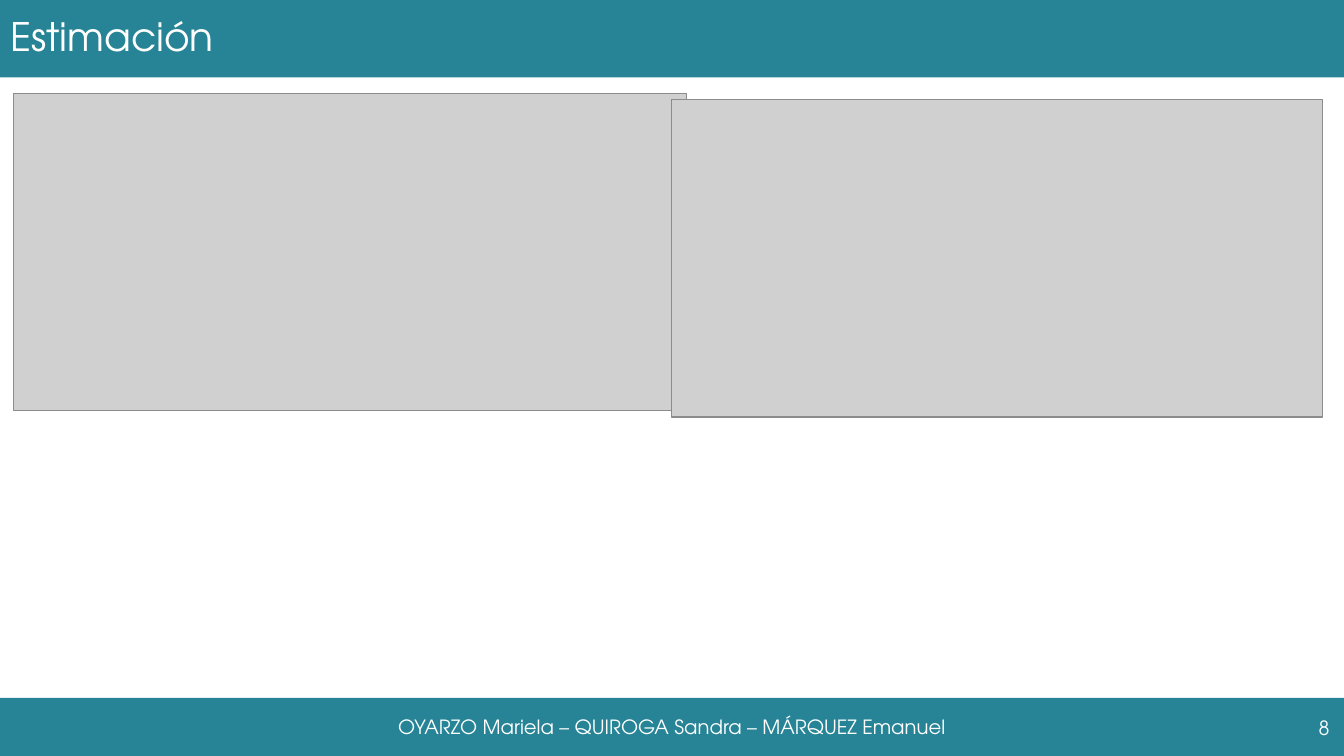
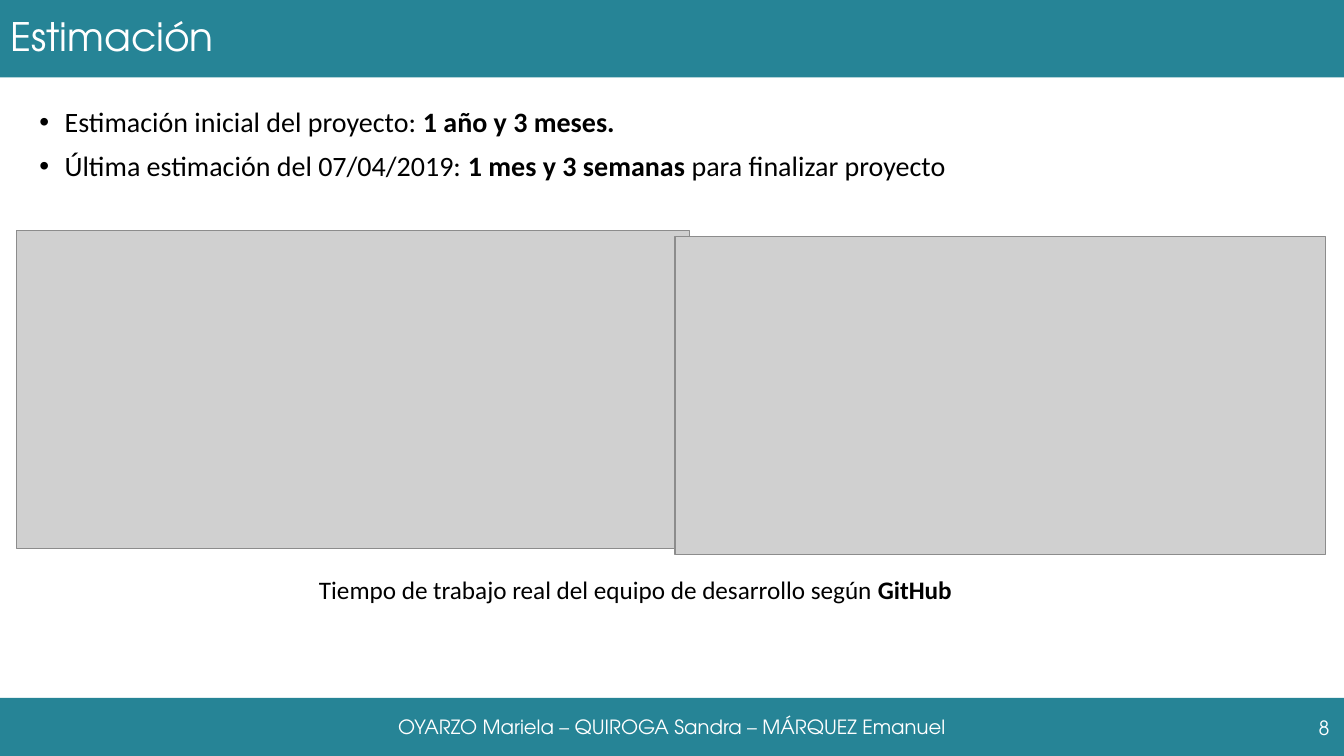
Before and after one commit to grupoyenu/yenu, a slide deck: slide 8 of 08. Presentaciones/Presentación 11.pptx. Drawn at 1344x756 pixels with LibreOffice and Linux fonts; fonts in the diff are those of the drawing; grey boxes stand for pictures; background and template pictures are left out. Boxes give left, top, right and bottom in pixels: in the first picture for what was removed or moved away, otherwise in the second. Text is boxed around its words. In the diff, an @@ line names an element or a change of style, - is before the commit and + after.

```diff
--- a/08. Presentaciones/Presentación 11.pptx
+++ b/08. Presentaciones/Presentación 11.pptx
@@ text added at (65, 112, 946, 181), 20 pt, text #000000 @@
+• Estimación inicial del proyecto: 1 año y 3 meses.
+• Última estimación del 07/04/2019: 1 mes y 3 semanas para finalizar proyecto
@@ picture: place and size @@
-picture at (13, 93, 687, 410)
+picture at (16, 231, 690, 548)
@@ picture: place and size @@
-picture at (673, 99, 1323, 416)
+picture at (676, 237, 1326, 555)
@@ text added at (319, 581, 952, 604), 18 pt, text #000000 @@
+Tiempo de trabajo real del equipo de desarrollo según GitHub
```
Also in this commit, not shown: 9 other slides changed, 1 slide added.
